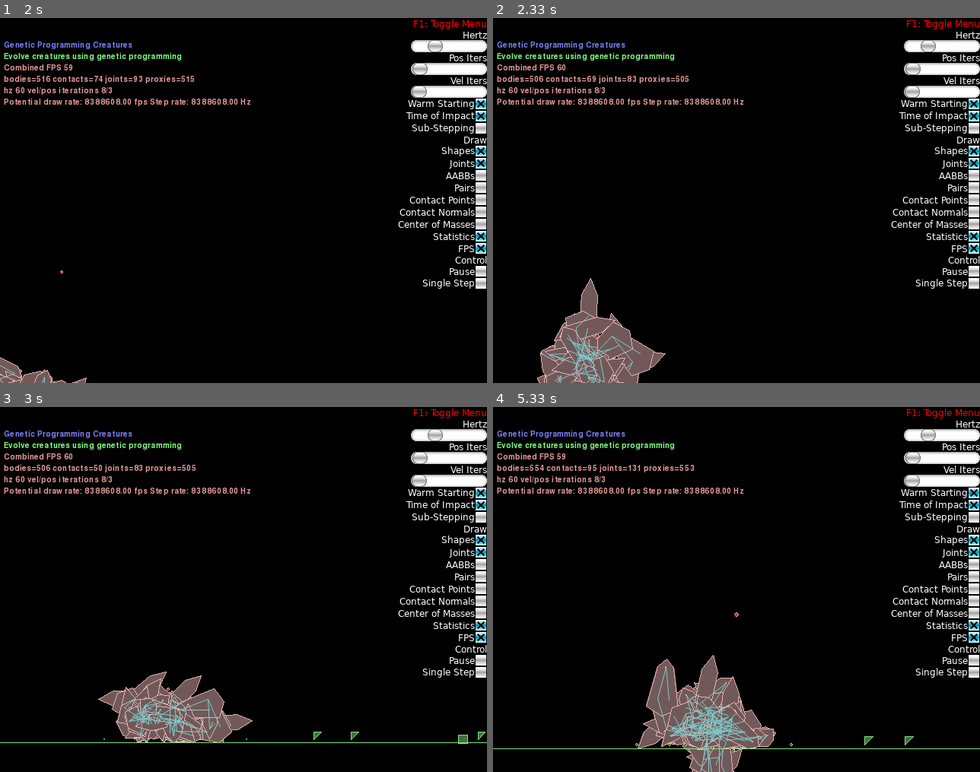
Above: before the commit, frames 1-4 (two rows, left to right).
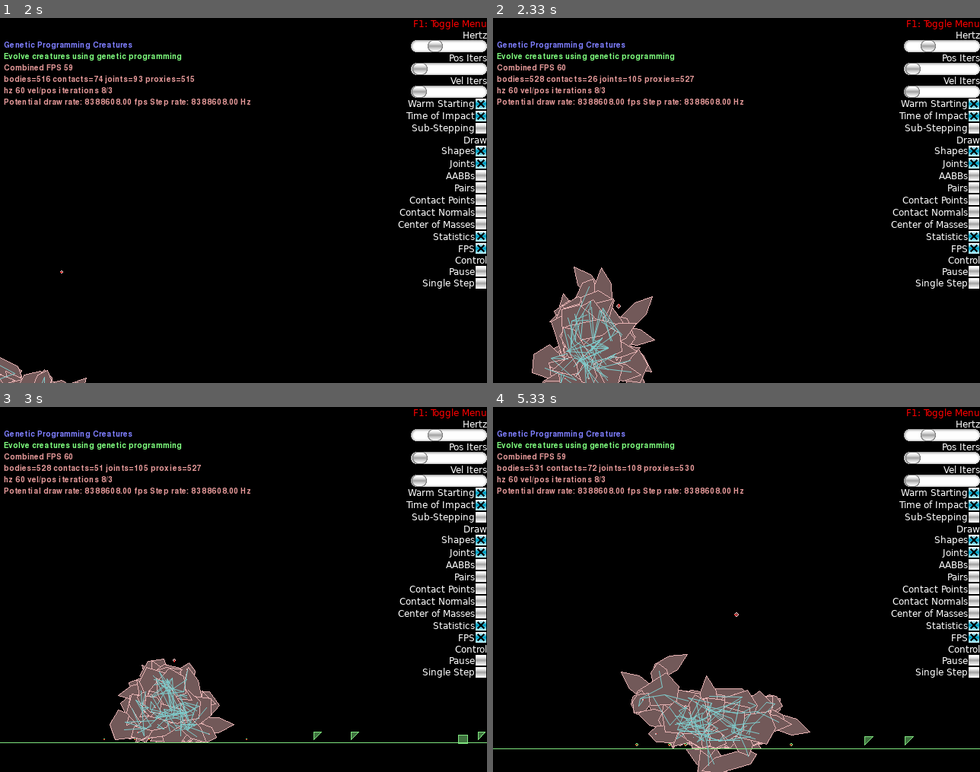
Above: after the commit, the same moments.

Repository: deniseklep/NC_creatures
Game: pygame game, started from main.py
The game is run twice, just before and just after one commit, with the same random seed, the same clock (stepped at 60 frames per second) and the same inputs.
Inputs (mouse positions are in pixels of both pictures, inside the frame that each line leads up to):
- Up to frame 1 (2 s): click (243, 200) at 0.38 s; hold Right 0.67-1.13 s; tap Space at 0.73, 1.03, 1.28, 1.62, 1.92 s; tap Z at 0.82 s; hold Up 1.22-1.52 s; tap X at 1.37 s; hold Right from 1.55 s (still down)
- Up to frame 2 (2.33 s): release Right at 2.02 s; hold Left from 2.05 s (still down); tap Space at 2.12 s; tap Z at 2.2 s
- Up to frame 3 (3 s): tap Space at 2.42, 2.68 s; release Left at 2.58 s; hold Down 2.62-2.92 s; tap X at 2.77 s; hold Left from 2.95 s (still down)
- Up to frame 4 (5.33 s): tap Space at 3.02, 3.32, 3.45, 3.85, 4.15, 4.52, 4.92, 5.22 s; release Left at 3.35 s; hold Up 3.38-3.75 s; tap Z at 3.53, 5 s; hold Right 3.78-4.42 s; tap X at 3.93 s; hold Down 4.45-4.82 s; hold Left 4.85-5.32 s

Frame 1 is identical in both runs. In frame 2, 3.4% of the frame differs, in the area x 7-42%, y 15-100%; in frame 3, 3.0%; in frame 4, 4.3%, in the area x 8-66%, y 15-100%.

Commit message:
average depth

Diff:
--- a/main.py
+++ b/main.py
@@ -38,9 +38,12 @@
         self.fitnesses = []
         self.average_complexity = 0
         self.complexities = []
+        self.average_depth = 0
+        self.depths = []
 
         self.fitness_file = 'fitness.csv'
         self.complexity_file = 'complexities.csv'
+        self.depth_file = 'depths.csv'
 
         # The ground
         ground = self.world.CreateStaticBody(
@@ -82,6 +85,10 @@
             wr = csv.writer(f)
             wr.writerow(['generation', 'average complexity'])
 
+        with open(self.depth_file, 'w', newline='') as f:
+            wr = csv.writer(f)
+            wr.writerow(['generation', 'average depth'])
+
 
     def Step(self, settings):
         super(GP, self).Step(settings)
@@ -94,6 +101,7 @@
                 creature.update(1.0 / settings.hz)
         else:
             # Create new generation
+            print('End of generation {}'.format(self.generation))
             self.best_fitness = max([creature.get_fitness() for creature in self.creatures])
             self.fitnesses.append(self.best_fitness)
             self.write_to_csv(self.fitness_file, self.best_fitness)
@@ -103,9 +111,13 @@
             self.complexities.append(self.average_complexity)
             self.write_to_csv(self.complexity_file, self.average_complexity)
             print('Average complexity: {}'.format(self.average_complexity))
+            self.average_depth = sum([max([len(part.split("_")[-1]) for part in creature.graph.keys()]) for creature in self.creatures])/self.population_size
+            self.depths.append(self.average_complexity)
+            self.write_to_csv(self.depth_file, self.average_depth)
+            print('Average depth: {}'.format(self.average_depth))
 
             self.generation += 1
-            best_creatures = self.select_best_creatures(self.creatures)
+            best_creatures = self.select_best_creatures(self.creatures, 5)
             best_graphs = [creature.graph for creature in best_creatures]
             new_graphs = self.evolve_creatures(best_graphs, self.population_size)
             new_population = [self.creature_from_graph(graph) for graph in new_graphs]
